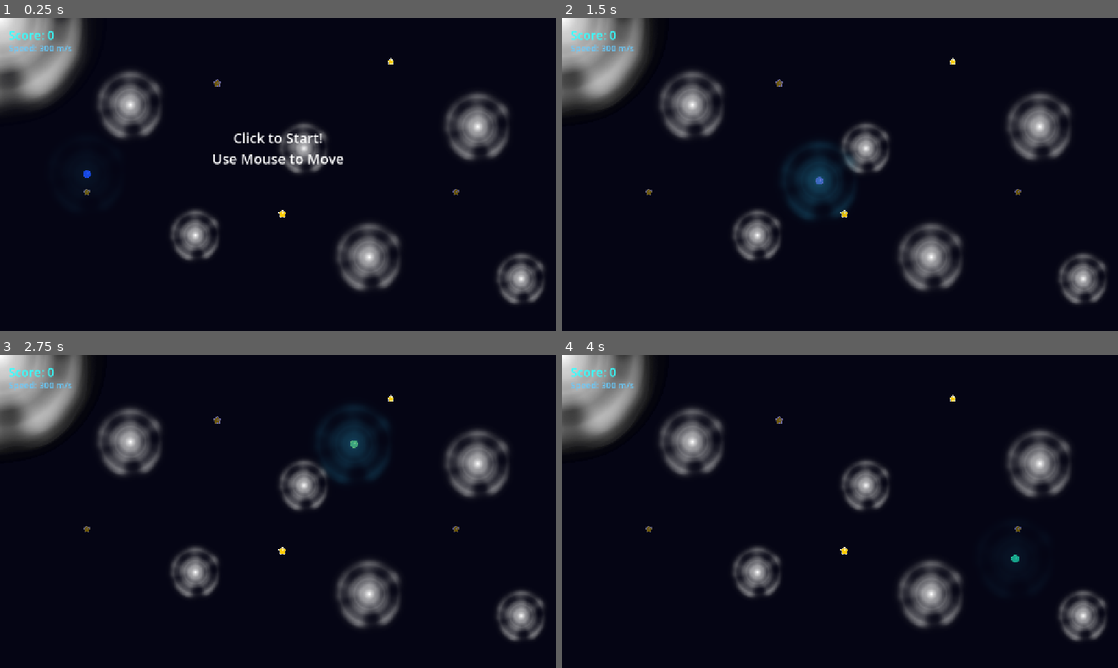
Above: before the commit, frames 1-4 (two rows, left to right).
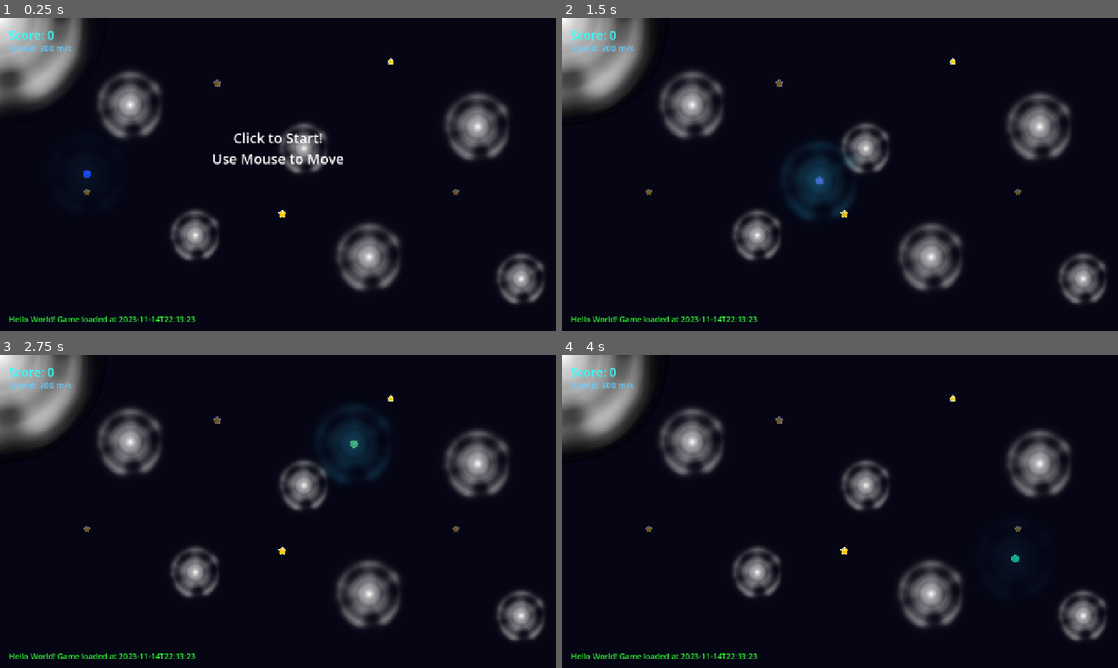
Above: after the commit, the same moments.

Repository: sdotyxz/flow-runner-minijam
Game: Godot game, scene res://scenes/main.tscn
Two runs of this game, one before a commit and one after it. Both use one fixed random seed, a clock stepped at 60 frames per second and the inputs below.
Inputs (mouse positions are in pixels of both pictures, inside the frame that each line leads up to):
- Up to frame 1 (0.25 s): no input
- Up to frame 2 (1.5 s): tap Enter (ui_accept) at 0.5, 0.77 s; move the mouse to (962, 158) at 0.52 s; click (962, 158) at 0.67 s; move the mouse to (728, 190) at 1.27 s; click (728, 190) at 1.42 s
- Up to frame 3 (2.75 s): tap Enter (ui_accept) at 1.52 s; move the mouse to (333, 442) at 2.02 s; click (333, 442) at 2.17 s
- Up to frame 4 (4 s): move the mouse to (812, 574) at 2.77 s; click (812, 574) at 2.92 s; tap Enter (ui_accept) at 3.02, 3.77 s; move the mouse to (1006, 558) at 3.52 s; click (1006, 558) at 3.67 s

The runs differ from the first frame. In frame 1, 0.4% of the frame differs, in the area x 1-36%, y 95-98%; in frame 2, 0.4%; in frame 3, 0.4%; in frame 4, 0.4%.
Error before the commit: Parse Error: Expected statement, found "elif" instead. (res://scripts/obstacle.gd:31)

Commit message:
Add Hello World test label and fix obstacle syntax error

Diff:
--- a/scenes/main.tscn
+++ b/scenes/main.tscn
@@ -146,6 +146,15 @@
 text = "Click to Start!"
 autowrap_mode = 2
 
+[node name="TestLabel" type="Label" parent="UI"]
+offset_left = 20.0
+offset_top = 680.0
+offset_right = 400.0
+offset_bottom = 710.0
+theme_override_colors/font_color = Color(0.2, 1, 0.2, 1)
+theme_override_font_sizes/font_size = 18
+text = "Hello World!"
+
 [node name="GameOverPanel" type="PanelContainer" parent="UI"]
 visible = false
 anchors_preset = 8
--- a/scripts/main.gd
+++ b/scripts/main.gd
@@ -9,6 +9,7 @@
 
 @onready var player = $Player
 @onready var ui = $UI
+@onready var test_label = $UI/TestLabel
 @onready var obstacle_container = $ObstacleContainer
 @onready var collectible_container = $CollectibleContainer
 
@@ -24,6 +25,10 @@
 
 	ui.update_score(score)
 	ui.show_message("Click to Start!\nUse Mouse to Move")
+
+	# 更新测试标签
+	if test_label:
+		test_label.text = "Hello World! Game loaded at " + Time.get_datetime_string_from_system()
 
 func setup_audio():
 	sound_collect = AudioStreamPlayer.new()
--- a/scripts/obstacle.gd
+++ b/scripts/obstacle.gd
@@ -27,7 +27,7 @@
 func _on_body_entered(body):
 	if body.has_method("_on_hit"):
 		body._on_hit()
-	queue_free()
+		queue_free()
 	elif body.is_in_group("player"):
 		emit_signal("hit")
 		queue_free()
--- a/scripts/ui.gd
+++ b/scripts/ui.gd
@@ -3,9 +3,14 @@
 @onready var score_label = $ScoreLabel
 @onready var speed_label = $SpeedLabel
 @onready var message_label = $MessageLabel
+@onready var test_label = $TestLabel
 @onready var game_over_panel = $GameOverPanel
 @onready var final_score = $GameOverPanel/VBoxContainer/FinalScore
 @onready var restart_label = $GameOverPanel/VBoxContainer/RestartLabel
+
+func _ready():
+	# 显示测试信息
+	test_label.text = "Hello World! Game loaded at " + Time.get_datetime_string_from_system()
 
 func update_score(value):
 	score_label.text = "Score: " + str(value)
Not shown, changed: export/web/index.html
Not shown, changed: export/web/index.pck
Not shown, changed: index.html
Not shown, changed: index.pck
